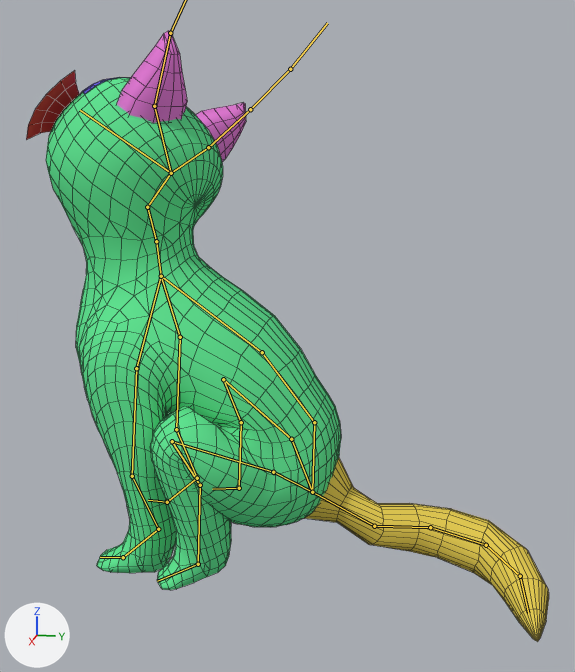
An edit to the Blender file Augotchi/Kevins stuff/Djur/BaseModel_SitMovePH.blend, drawn before and after from the same camera.
Camera for both pictures: a camera (50 mm lens) standing at (17.3, 4.54, 9.88) and looking at (0.14, 1.11, 5.59). Lighting does not change. The marker at lower left points along +X, +Y and +Z. Both versions are drawn at frame 15 of the action 'ArmatureAction'; the numbers are the values there. The bones that bend it are drawn over the model as lines. Mesh edges are drawn as thin lines.

Names of what the first picture shows: 'Animal', 'Ears', 'Tail'.
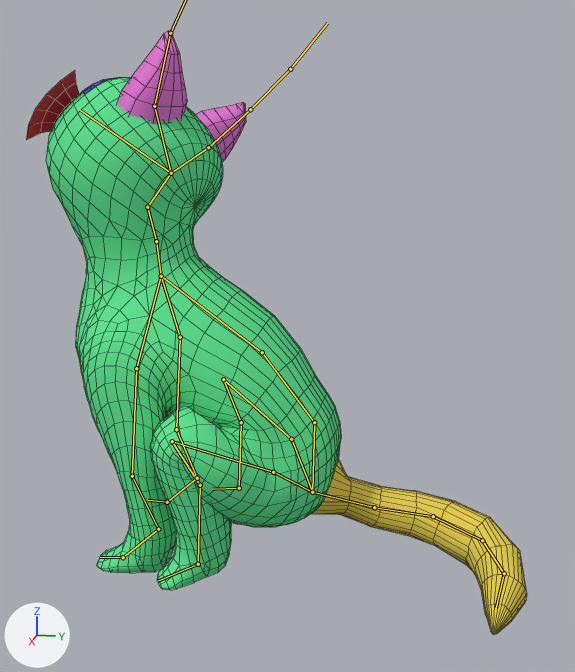
Pixel boxes [x1, y1, x2, y2] of what changed, in the pictures (575 x 672 px):
'Tail', posed (12% narrower)
    before: [304, 458, 549, 641]
    after: [311, 459, 527, 635]
bone 'Tail_1', root to tip
    before: (312, 492) to (374, 526)
    after: (312, 492) to (374, 507)
bone 'Tail_2', root to tip
    before: (374, 526) to (430, 527)
    after: (374, 507) to (433, 516)

The edits, one by one:
Bone 'Tail_1' (bone_tail_1) turns from (26, 4, -12) to (26, -23, 13) degrees about its own x, y and z.
Bone 'Tail_2' (bone_tail_2) turns from (24, -27, 30) to (22, 3, -15) degrees about its own x, y and z.
